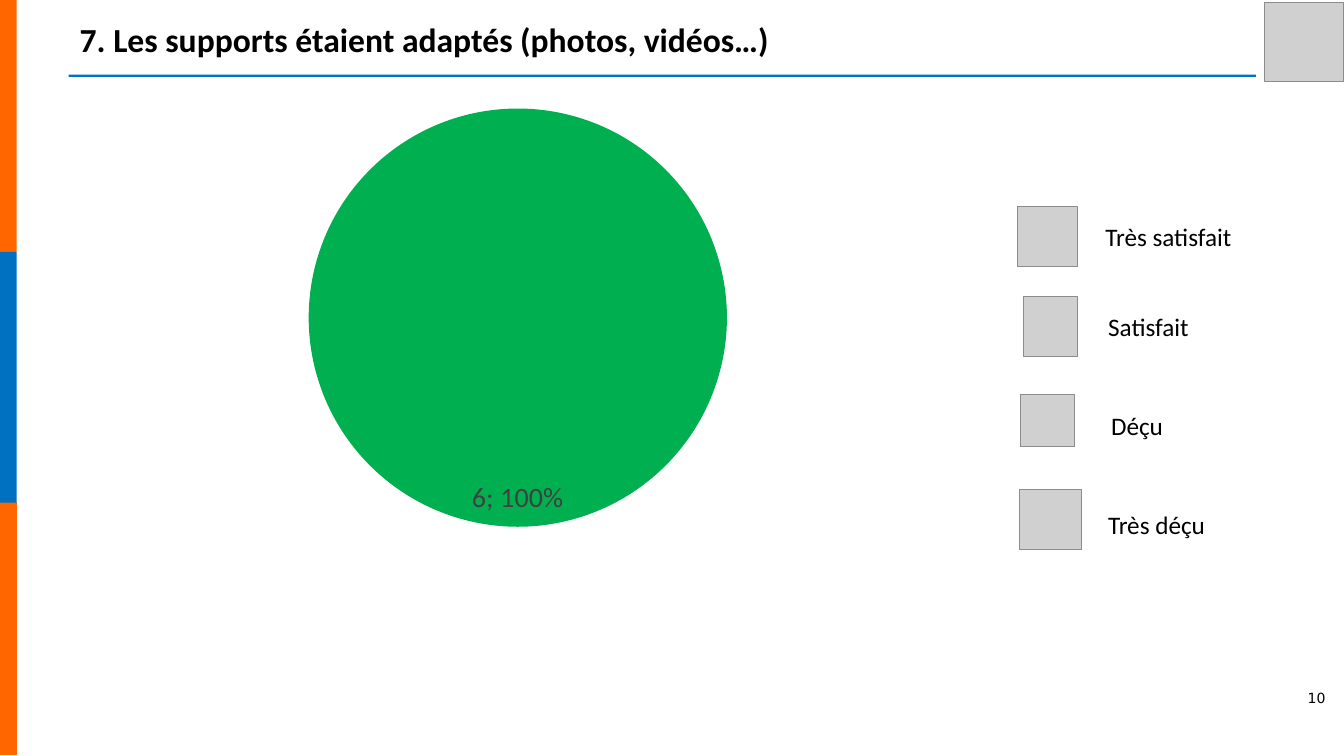
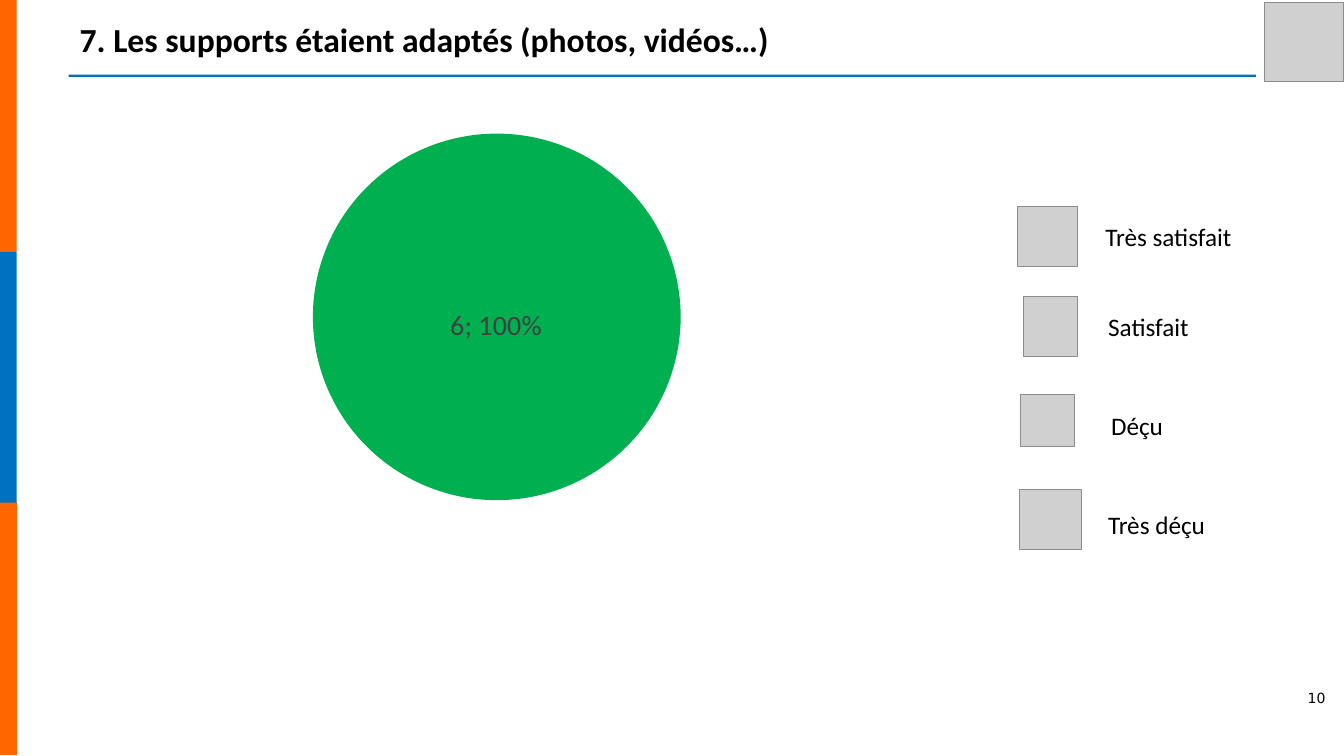
Before and after one commit to studio-catapulte/nefia-client-services, a slide deck: slide 10 of templates/analysis-block.pptx. Drawn at 1344x756 pixels with LibreOffice and Linux fonts; fonts in the diff are those of the drawing; grey boxes stand for pictures; background and template pictures are left out. Boxes give left, top, right and bottom in pixels: in the first picture for what was removed or moved away, otherwise in the second. Text is boxed around its words. In the diff, an @@ line names an element or a change of style, - is before the commit and + after.

Commit message:
Revert "fix(pptx): strip manualLayout figés sur plotArea + dLbls (Q4 décalages)"
This reverts commit ec7e15d06eb15f80a226036ab387c239e90ae773.

```diff
--- a/templates/analysis-block.pptx
+++ b/templates/analysis-block.pptx
@@ pie chart at (70, 96, 966, 539) @@
@@ plot area changed @@
```
Also in this commit, not shown: 9 other slides changed, 1 other file.
